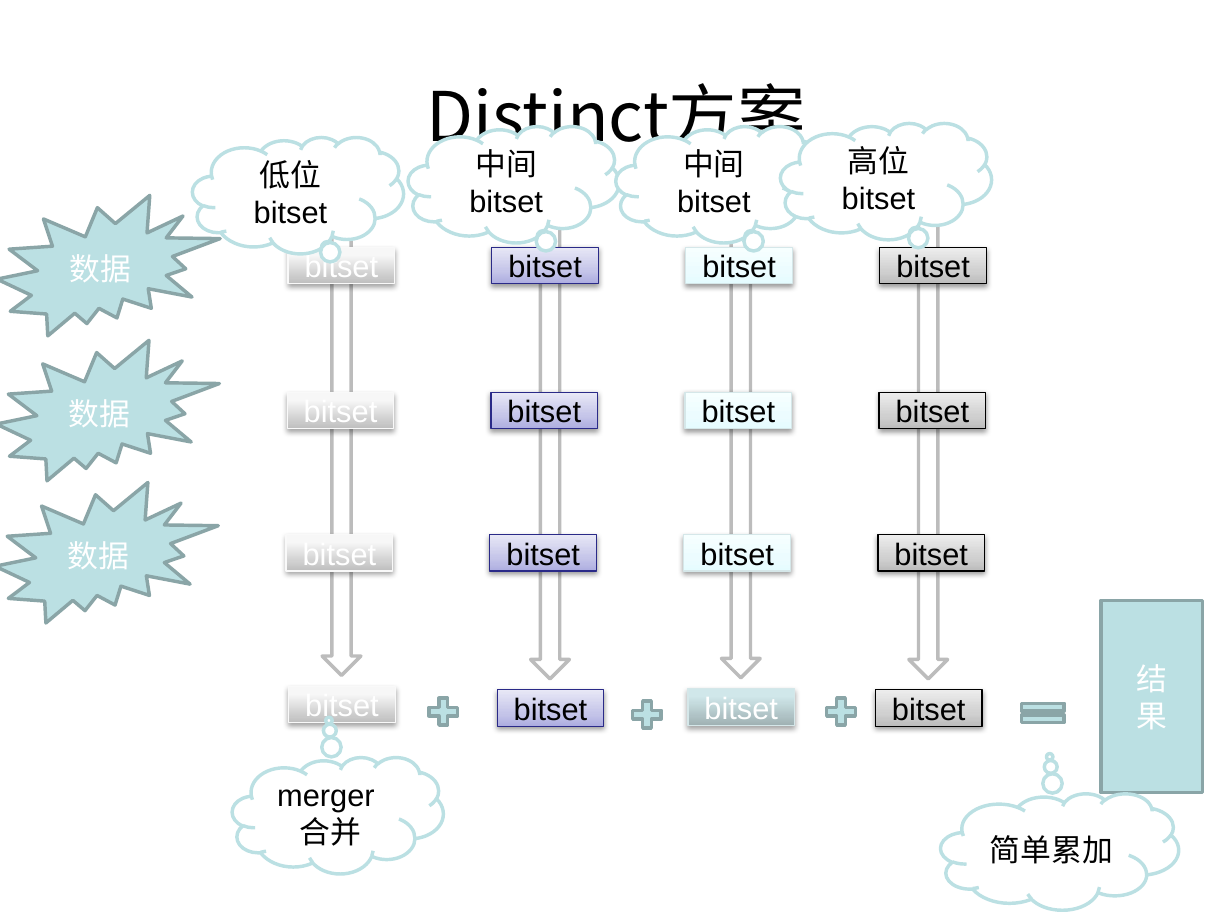
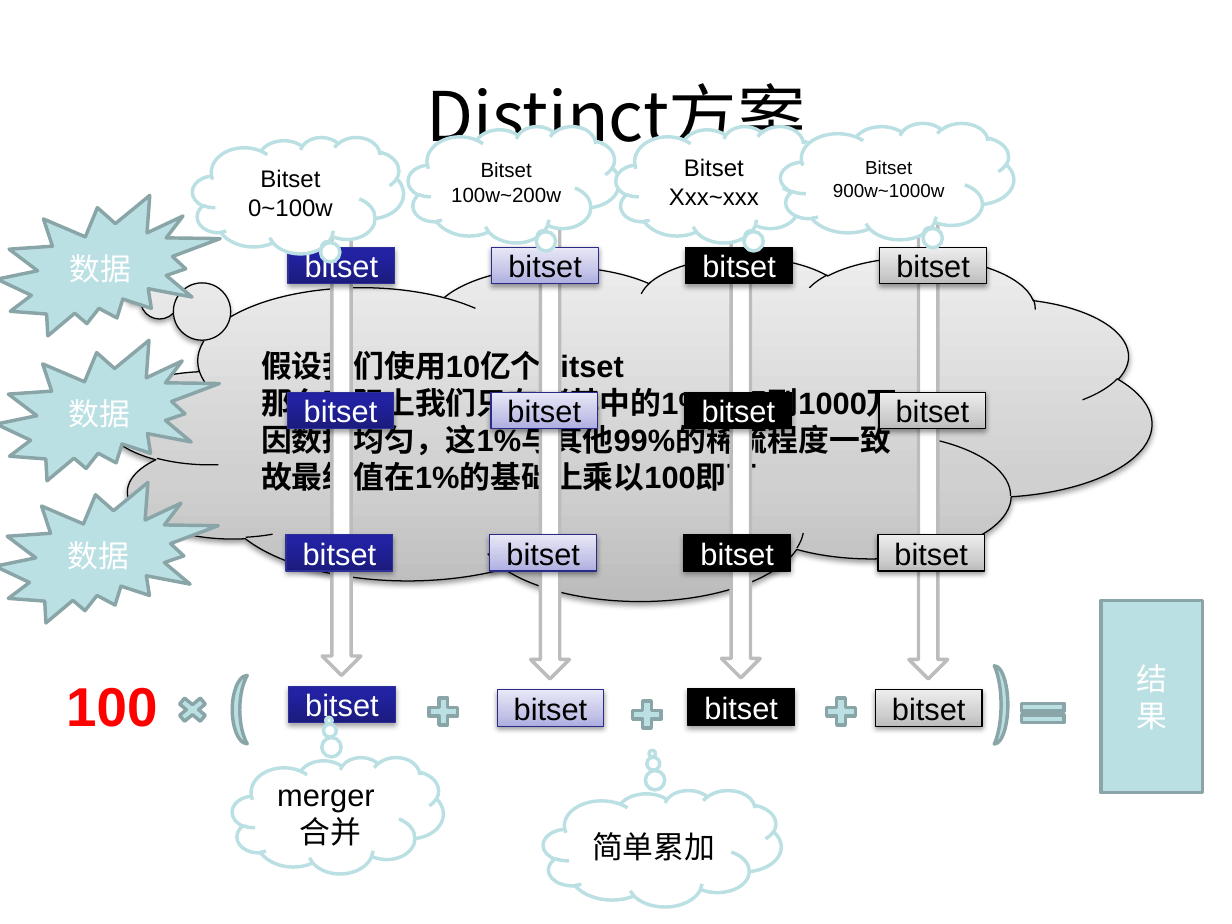
Before and after one commit to muyannian/higo, a slide deck: slide 20 of doc/higo.pptx. Drawn at 1232x924 pixels with LibreOffice and Linux fonts; fonts in the diff are those of the drawing; background and template pictures are left out. Boxes give left, top, right and bottom in pixels: in the first picture for what was removed or moved away, otherwise in the second. Text is boxed around its words. In the diff, an @@ line names an element or a change of style, - is before the commit and + after.

Commit message:
distinct count的近似计算

```diff
--- a/doc/higo.pptx
+++ b/doc/higo.pptx
@@ thought cloud "Bitset": place and size @@
-thought cloud "Bitset" at (781, 123, 992, 239)
+thought cloud "Bitset" at (781, 123, 1014, 239)
@@ text in thought cloud at (248, 169, 333, 217): text changed; size 18 to 14 pt @@
-低位bitset
+Bitset
+0~100w
@@ text in thought cloud at (451, 162, 561, 203): text changed; size 18 to 12 pt @@
-中间bitset
+Bitset
+100w~200w
@@ text in thought cloud at (669, 158, 759, 205): text changed; size 18 to 14 pt @@
-中间bitset
+Bitset
+Xxx~xxx
@@ text in thought cloud at (833, 160, 945, 198): text changed; size 18 to 11 pt @@
-高位bitset
+Bitset
+900w~1000w
@@ thought cloud added at (105, 256, 1152, 600), fill gradient #BDBDBD to #D1D1D1 to #EEEEEE, outline #000000 0.75 pt, 18 pt, text #000000, bold @@
+假设我们使用10亿个bitset
+那么实际上我们只存储其中的1%，取到1000万
+因数据均匀，这1%与其他99%的稀疏程度一致
+故最终值在1%的基础上乘以100即可
@@ text colour #000000 to #FFFFFF; fill gradient #E6FDFF to #ECFDFF to #F8FEFF to #000000; outline #D5E8EA 0.75 pt to #000000 0.75 pt; shadow changed in 3 elements at (686, 248, 793, 285), (685, 392, 792, 429), (684, 535, 791, 572) @@
@@ text added at (66, 687, 157, 727), 32 pt, text #FF0000, bold @@
+100
@@ moon added at (233, 675, 248, 744), fill #BBE0E3, outline #8AA6A8 2 pt @@
@@ fill gradient #BEBEBE to #F7F7F7 to #F8F8F8 to gradient #1B1B7E to #2323A3 to #2020A6; outline #F9F9F9 0.75 pt to #2F2F98 0.75 pt in 4 elements at (288, 248, 395, 285), (287, 392, 394, 429), (286, 535, 393, 572), (288, 686, 395, 723) @@
@@ rectangle "bitset" at (687, 689, 795, 726): fill gradient #A0B3B5 to #D0E8EB to #D1EAEC to #000000; outline #D5E8EA 0.75 pt to #000000 0.75 pt @@
@@ moon added at (994, 665, 1008, 744), fill #BBE0E3, outline #8AA6A8 2 pt @@
@@ cross added at (172, 694, 212, 727), fill #BBE0E3, outline #8AA6A8 2 pt @@
@@ thought cloud "简单累加": place and size @@
-thought cloud "简单累加" at (941, 793, 1179, 909)
+thought cloud "简单累加" at (543, 790, 781, 906)
```
